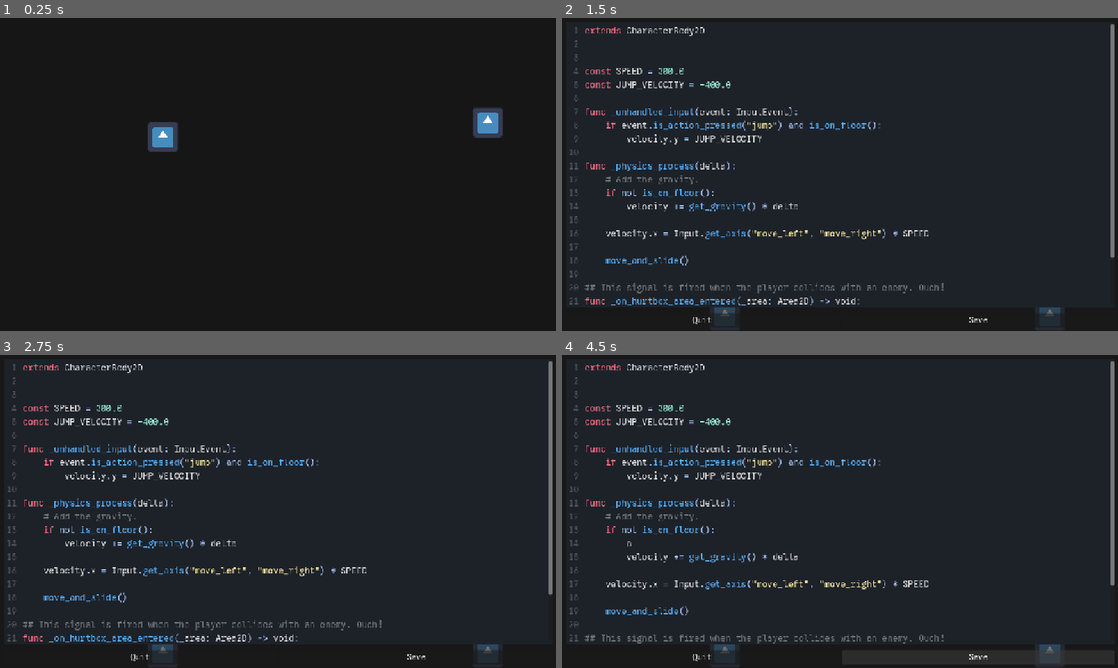
Above: before the commit, frames 1-4 (two rows, left to right).
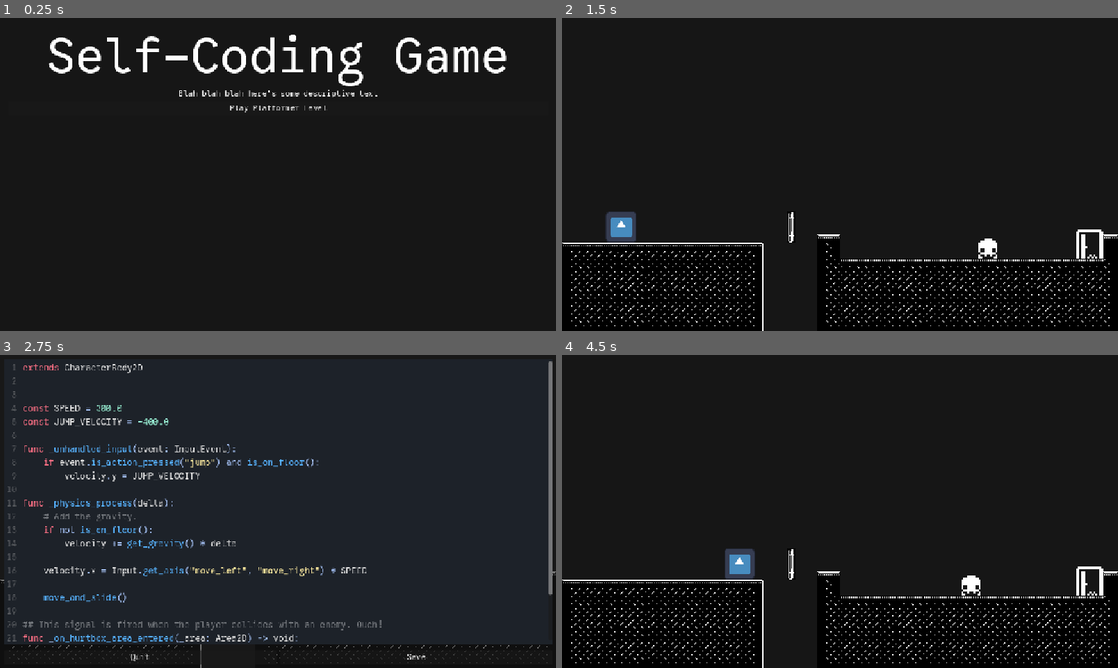
Above: after the commit, the same moments.

Repository: weedleeedle/self-coding-game-prototype
Game: Godot game, scene res://scene/title/title.tscn
Same seed, same stepped clock (60 frames per second), same inputs: the game is played once before the commit and once after it. Before the commit the project starts from res://main.tscn. The engine's default icon, where the game draws it, is replaced by a stand-in: a white triangle on a blue panel in a dark square.
Inputs (mouse positions are in pixels of both pictures, inside the frame that each line leads up to):
- Up to frame 1 (0.25 s): no input
- Up to frame 2 (1.5 s): click (840, 108) at 0.5 s, where only the run after the commit has a clickable "Play Platformer Level"; move the mouse to (723, 315) at 1.27 s; press the mouse at (723, 315) at 1.28 s; hold D (move_right) from 1.28 s (still down)
- Up to frame 3 (2.75 s): keep holding D (move_right); tap Space (jump) at 1.52, 2.27 s; move the mouse to (166, 527) at 2.02 s; release the mouse at (166, 527) at 2.03 s; click (166, 527) at 2.1 s
- Up to frame 4 (4.5 s): tap Enter at 2.75 s; move the mouse to (895, 442) at 2.77 s; release D (move_right) at 2.78 s; press the mouse at (895, 442) at 2.78 s; hold A (move_left) 2.78-3.5 s; release the mouse at (895, 442) at 3.5 s; click "Save" at 3.5 s; move the mouse to (1051, 652) at 4.27 s; hold D (move_right) from 4.28 s (still down); click (1051, 652) at 4.35 s

The runs differ from the first frame. In frame 1, 4.3% of the frame differs, in the area x 8-92%, y 5-43%; in frame 2, 25%, in the area x 0-100%, y 2-100%; in frame 3, 0.8%; in frame 4, 25%.
Error before the commit: Parse Error: Identifier "a" not declared in the current scope. (res://components/test_character/test_character.gd:14)

Commit message:
Set main scene to title scene

Diff:
--- a/godot/project.godot
+++ b/godot/project.godot
@@ -11,7 +11,7 @@
 [application]
 
 config/name="in-game-code-editor-test"
-run/main_scene="uid://ck1oqh4wal2d3"
+run/main_scene="uid://qnyb2scyb83k"
 config/features=PackedStringArray("4.4", "GL Compatibility")
 config/icon="res://icon.svg"
 
